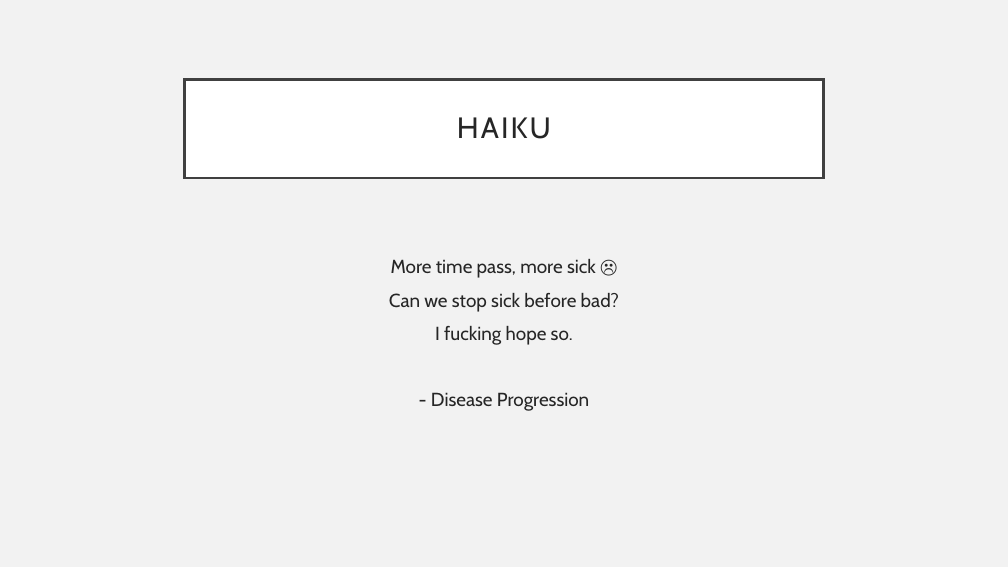
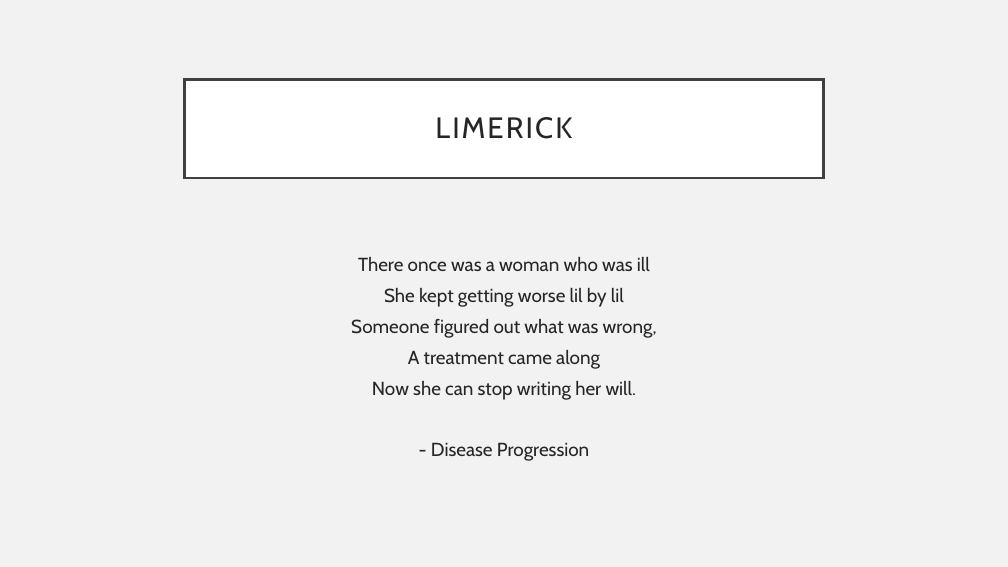
Before and after one commit to MRCIEU/2025-p3-retreat-hackathon, a slide deck: slide 4 of under-the-surface/andrew_elmore.pptx. Drawn at 1008x567 pixels with LibreOffice and Linux fonts; fonts in the diff are those of the drawing. Boxes give left, top, right and bottom in pixels: in the first picture for what was removed or moved away, otherwise in the second. Text is boxed around its words. In the diff, an @@ line names an element or a change of style, - is before the commit and + after.

Commit message:
Andrew under the surface

```diff
--- a/under-the-surface/andrew_elmore.pptx
+++ b/under-the-surface/andrew_elmore.pptx
@@ title at <box>435,117,572,139</box>: text changed @@
-HAIKU
+LIMERICK
@@ text at <box>351,257,657,400</box>: text changed @@
-More time pass, more sick ☹
-Can we stop sick before bad?
-I fucking hope so.
+There once was a woman who was ill
+She kept getting worse lil by lil
+Someone figured out what was wrong,
+A treatment came along
+Now she can stop writing her will.
@@ text at <box>431,442,589,461</box>: line spacing 1 to 0.9 @@
```
